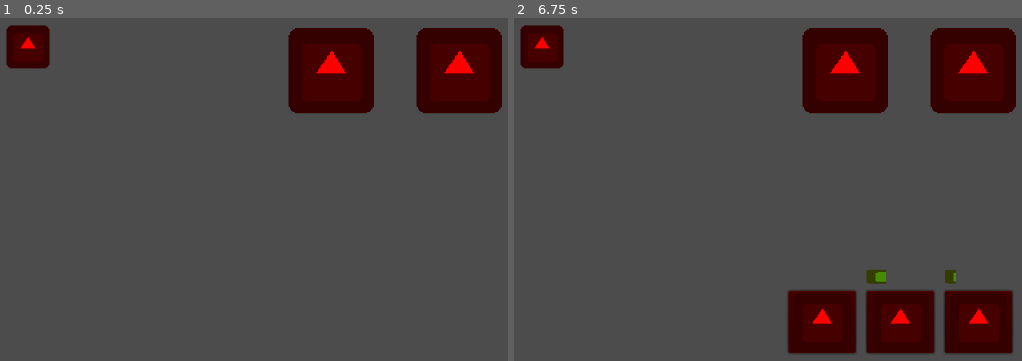
Above: before the commit, frames 1-2 (left to right).
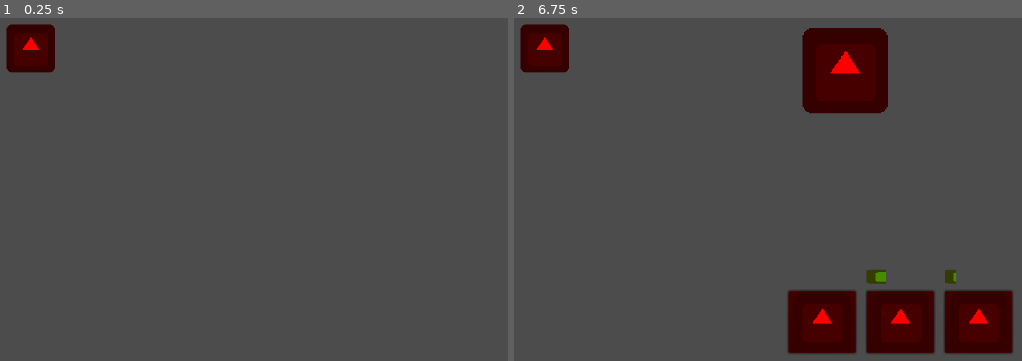
Above: after the commit, the same moments.

Repository: BRISTLEN0SE/2021Game
Game: Godot game, scene res://character_template.tscn
Same seed, same stepped clock (60 frames per second), same inputs: the game is played once before the commit and once after it. The engine's default icon, where the game draws it, is replaced by a stand-in: a white triangle on a blue panel in a dark square.
Inputs:
- Up to frame 1 (0.25 s): no input
- Up to frame 2 (6.75 s): tap Enter at 0.5, 2, 3.5 s; tap Space at 1.25, 2.75, 4.25 s

The runs differ from the first frame. In frame 1, 8.7% of the frame differs, in the area x 1-99%, y 1-28%; in frame 2, 4.5%.

Commit message:
18/5/21
targeting enemy players

Diff:
--- a/global_variables.gd
+++ b/global_variables.gd
@@ -13,6 +13,8 @@
 var enemy_slot4 = 9
 var enemy_slot5 = 10
 
+var targeted = enemy_slot2
+
 var player_char = [slot1,slot2,slot3,slot4,slot5]
 var enemy_char = [enemy_slot1,enemy_slot2,enemy_slot3,enemy_slot4,enemy_slot5]
 #turns
--- a/player_1.gd
+++ b/player_1.gd
@@ -1,6 +1,4 @@
 extends Node
-
-#add if charcter in slot 1 & slot 2 have different timers
 
 var hide_show = 1
 var health = 100
@@ -14,6 +12,8 @@
 var charge_enabled = true
 
 var star = 1
+var level = 1
+
 var charname = "spiderman"
 var charnum = 1
 
@@ -72,8 +72,11 @@
 
 		if GlobalVariables.full != true:
 			speed += 1
+			if GlobalVariables.targeted != charnum:
+				$other/targeted_character.hide()
 		if speed > max_speed:
 			GlobalVariables.full = true
+			$other/current_character.show()
 			$attack_1.show()
 			$attack_2.show()
 			$attack_3.show()
@@ -90,6 +93,7 @@
 	$attack_3.hide()
 	$attack_2_charge.hide()
 	$attack_3_charge.hide()
+	$other/current_character.hide()
 	start_speed = true
 	charge_enabled = true
 	GlobalVariables.full = false
@@ -101,6 +105,7 @@
 		$attack_3.hide()
 		$attack_2_charge.hide()
 		$attack_3_charge.hide()
+		$other/current_character.hide()
 		start_speed = true
 		charge_enabled = true
 		$attack_2_charge.value = 0
@@ -114,7 +119,29 @@
 		$attack_3.hide()
 		$attack_2_charge.hide()
 		$attack_3_charge.hide()
+		$other/current_character.hide()
 		start_speed = true
 		charge_enabled = true
 		$attack_3_charge.value = 0
 		GlobalVariables.full = false
+
+
+func _on_enemy_slot1_pressed():
+	GlobalVariables.targeted = charnum
+	$other/targeted_character.show()
+
+func _on_enemy_slot2_pressed():
+	GlobalVariables.targeted = charnum
+	$other/targeted_character.show()
+
+func _on_enemy_slot3_pressed():
+	GlobalVariables.targeted = charnum
+	$other/targeted_character.show()
+
+func _on_enemy_slot4_pressed():
+	GlobalVariables.targeted = charnum
+	$other/targeted_character.show()
+
+func _on_enemy_slot5_pressed():
+	GlobalVariables.targeted = charnum
+	$other/targeted_character.show()
--- a/player_1.tscn
+++ b/player_1.tscn
@@ -9,86 +9,105 @@
 [node name="player" type="Node" parent="."]
 
 [node name="slot_1" type="Sprite" parent="player"]
-visible = false
-modulate = Color( 1, 0, 0, 1 )
-position = Vector2( 624, 48 )
-scale = Vector2( 1.5, 1.5 )
+modulate = Color( 1, 0, 0, 1 )
+position = Vector2( 704, 48 )
+scale = Vector2( 1.7, 1.7 )
 texture = ExtResource( 1 )
 offset = Vector2( -369.5, 17.5 )
 
 [node name="slot_2" type="Sprite" parent="player"]
-visible = false
-modulate = Color( 1, 0, 0, 1 )
-position = Vector2( 624, 160 )
-scale = Vector2( 1.5, 1.5 )
+modulate = Color( 1, 0, 0, 1 )
+position = Vector2( 704, 176 )
+scale = Vector2( 1.7, 1.7 )
 texture = ExtResource( 1 )
 offset = Vector2( -369.5, 17.5 )
 
 [node name="slot_3" type="Sprite" parent="player"]
-visible = false
-modulate = Color( 1, 0, 0, 1 )
-position = Vector2( 624, 272 )
-scale = Vector2( 1.5, 1.5 )
+modulate = Color( 1, 0, 0, 1 )
+position = Vector2( 704, 304 )
+scale = Vector2( 1.7, 1.7 )
 texture = ExtResource( 1 )
 offset = Vector2( -369.5, 17.5 )
 
 [node name="slot_4" type="Sprite" parent="player"]
-visible = false
-modulate = Color( 1, 0, 0, 1 )
-position = Vector2( 624, 384 )
-scale = Vector2( 1.5, 1.5 )
+modulate = Color( 1, 0, 0, 1 )
+position = Vector2( 704, 432 )
+scale = Vector2( 1.7, 1.7 )
 texture = ExtResource( 1 )
 offset = Vector2( -369.5, 17.5 )
 
 [node name="slot_5" type="Sprite" parent="player"]
-visible = false
-modulate = Color( 1, 0, 0, 1 )
-position = Vector2( 624, 496 )
-scale = Vector2( 1.5, 1.5 )
+modulate = Color( 1, 0, 0, 1 )
+position = Vector2( 704, 560 )
+scale = Vector2( 1.7, 1.7 )
 texture = ExtResource( 1 )
 offset = Vector2( -369.5, 17.5 )
 
 [node name="enemy" type="Node" parent="."]
 
-[node name="enemy_slot1" type="Sprite" parent="enemy"]
-visible = false
-modulate = Color( 1, 0, 0, 1 )
-position = Vector2( 2282.25, 37.75 )
-scale = Vector2( 1.5, 1.5 )
-texture = ExtResource( 1 )
-offset = Vector2( -369.5, 17.5 )
-
-[node name="enemy_slot2" type="Sprite" parent="enemy"]
-visible = false
-modulate = Color( 1, 0, 0, 1 )
-position = Vector2( 2282.25, 149.75 )
-scale = Vector2( 1.5, 1.5 )
-texture = ExtResource( 1 )
-offset = Vector2( -369.5, 17.5 )
-
-[node name="enemy_slot3" type="Sprite" parent="enemy"]
-visible = false
-modulate = Color( 1, 0, 0, 1 )
-position = Vector2( 2282.25, 261.75 )
-scale = Vector2( 1.5, 1.5 )
-texture = ExtResource( 1 )
-offset = Vector2( -369.5, 17.5 )
-
-[node name="enemy_slot4" type="Sprite" parent="enemy"]
-visible = false
-modulate = Color( 1, 0, 0, 1 )
-position = Vector2( 2282.25, 373.75 )
-scale = Vector2( 1.5, 1.5 )
-texture = ExtResource( 1 )
-offset = Vector2( -369.5, 17.5 )
-
-[node name="enemy_slot5" type="Sprite" parent="enemy"]
-visible = false
-modulate = Color( 1, 0, 0, 1 )
-position = Vector2( 2282.25, 485.75 )
-scale = Vector2( 1.5, 1.5 )
-texture = ExtResource( 1 )
-offset = Vector2( -369.5, 17.5 )
+[node name="enemy_slot1" type="Button" parent="enemy"]
+modulate = Color( 1, 0, 0, 1 )
+margin_left = 1664.0
+margin_top = 16.0
+margin_right = 1740.0
+margin_bottom = 86.0
+rect_scale = Vector2( 1.5, 1.5 )
+icon = ExtResource( 1 )
+__meta__ = {
+"_edit_use_anchors_": false
+}
+
+[node name="enemy_slot2" type="Button" parent="enemy"]
+visible = false
+modulate = Color( 1, 0, 0, 1 )
+margin_left = 1664.0
+margin_top = 144.0
+margin_right = 1740.0
+margin_bottom = 214.0
+rect_scale = Vector2( 1.5, 1.5 )
+icon = ExtResource( 1 )
+__meta__ = {
+"_edit_use_anchors_": false
+}
+
+[node name="enemy_slot3" type="Button" parent="enemy"]
+visible = false
+modulate = Color( 1, 0, 0, 1 )
+margin_left = 1664.0
+margin_top = 272.0
+margin_right = 1740.0
+margin_bottom = 342.0
+rect_scale = Vector2( 1.5, 1.5 )
+icon = ExtResource( 1 )
+__meta__ = {
+"_edit_use_anchors_": false
+}
+
+[node name="enemy_slot4" type="Button" parent="enemy"]
+visible = false
+modulate = Color( 1, 0, 0, 1 )
+margin_left = 1664.0
+margin_top = 400.0
+margin_right = 1740.0
+margin_bottom = 470.0
+rect_scale = Vector2( 1.5, 1.5 )
+icon = ExtResource( 1 )
+__meta__ = {
+"_edit_use_anchors_": false
+}
+
+[node name="enemy_slot5" type="Button" parent="enemy"]
+visible = false
+modulate = Color( 1, 0, 0, 1 )
+margin_left = 1664.0
+margin_top = 528.0
+margin_right = 1740.0
+margin_bottom = 598.0
+rect_scale = Vector2( 1.5, 1.5 )
+icon = ExtResource( 1 )
+__meta__ = {
+"_edit_use_anchors_": false
+}
 
 [node name="attack" type="Node" parent="."]
 
@@ -160,6 +179,7 @@
 [node name="other" type="Node" parent="."]
 
 [node name="current_character" type="Sprite" parent="other"]
+visible = false
 modulate = Color( 1, 0, 0, 1 )
 position = Vector2( 1860.5, 75.5 )
 scale = Vector2( 3, 3 )
@@ -167,12 +187,18 @@
 offset = Vector2( -369.5, 17.5 )
 
 [node name="targeted_character" type="Sprite" parent="other"]
+visible = false
 modulate = Color( 1, 0, 0, 1 )
 position = Vector2( 2148.5, 75.5 )
 scale = Vector2( 3, 3 )
 texture = ExtResource( 1 )
 offset = Vector2( -369.5, 17.5 )
 
+[connection signal="pressed" from="enemy/enemy_slot1" to="." method="_on_enemy_slot1_pressed"]
+[connection signal="pressed" from="enemy/enemy_slot2" to="." method="_on_enemy_slot2_pressed"]
+[connection signal="pressed" from="enemy/enemy_slot3" to="." method="_on_enemy_slot3_pressed"]
+[connection signal="pressed" from="enemy/enemy_slot4" to="." method="_on_enemy_slot4_pressed"]
+[connection signal="pressed" from="enemy/enemy_slot5" to="." method="_on_enemy_slot5_pressed"]
 [connection signal="pressed" from="attack_1" to="." method="_on_attack_1_pressed"]
 [connection signal="pressed" from="attack_2" to="." method="_on_attack_2_pressed"]
 [connection signal="pressed" from="attack_3" to="." method="_on_attack_3_pressed"]
--- /dev/null
+++ b/player_1_creator.tscn
@@ -0,0 +1,6 @@
+[gd_scene load_steps=2 format=2]
+
+[ext_resource path="res://character_template.gd" type="Script" id=1]
+
+[node name="player_1_creator" type="Node"]
+script = ExtResource( 1 )
